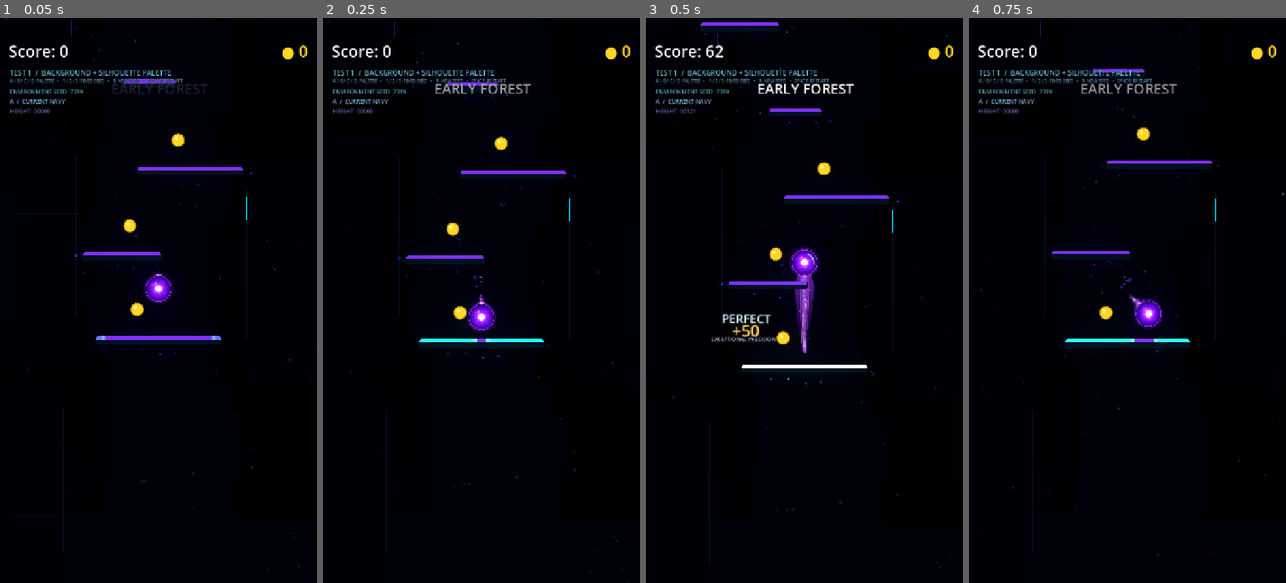
Above: before the commit, frames 1-4 (left to right).
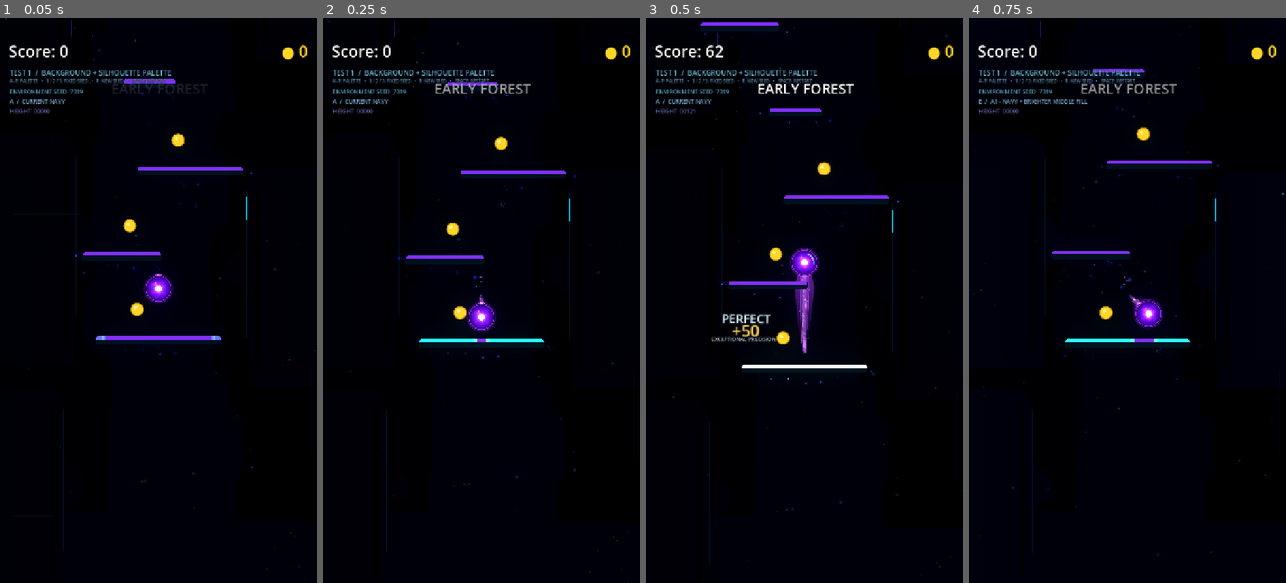
Above: after the commit, the same moments.

Repository: Kryodo/TowerJump
Game: Godot game, scene res://scenes/environment_architecture_test_room.tscn
The game is run twice, just before and just after one commit, with the same random seed, the same clock (stepped at 60 frames per second) and the same inputs. This scene is started directly instead of the project's main scene.
Inputs (mouse positions are in pixels of both pictures, inside the frame that each line leads up to):
- Up to frame 1 (0.05 s): no input
- Up to frame 2 (0.25 s): no input
- Up to frame 3 (0.5 s): no input
- Up to frame 4 (0.75 s): tap Enter at 0.5 s; move the mouse to (1197, 272) at 0.52 s; hold Right (ui_right) from 0.53 s (still down); tap E at 0.6 s; click (1197, 272) at 0.67 s

The runs differ from the first frame. In frame 1, 0.3% of the frame differs, in the area x 4-58%, y 10-12%; in frame 2, 0.3%; in frame 3, 0.3%; in frame 4, 0.5%, in the area x 2-58%, y 10-16%.

Commit message:
Add E/F controls for A1/A2 comparison

Diff:
--- a/scripts/environment_architecture_test_room.gd
+++ b/scripts/environment_architecture_test_room.gd
@@ -73,6 +73,10 @@
 			_set_palette_variant(2)
 		KEY_D:
 			_set_palette_variant(3)
+		KEY_E:
+			_set_palette_variant(4)
+		KEY_F:
+			_set_palette_variant(5)
 		KEY_R:
 			_randomize_seed()
 		KEY_1:
@@ -122,7 +126,7 @@
 
 	var instructions := Label.new()
 	instructions.position = Vector2(22.0, 136.0)
-	instructions.text = "A / B / C / D: PALETTE   •   1 / 2 / 3: FIXED SEED   •   R: NEW SEED   •   SPACE: RESTART"
+	instructions.text = "A–F: PALETTE   •   1 / 2 / 3: FIXED SEED   •   R: NEW SEED   •   SPACE: RESTART"
 	instructions.add_theme_font_size_override("font_size", 10)
 	instructions.add_theme_color_override("font_color", Color(0.36, 0.54, 0.64, 0.95))
 	instructions.add_theme_color_override("font_outline_color", Color(0.0, 0.01, 0.025, 1.0))
@@ -161,7 +165,7 @@
 
 
 func _set_palette_variant(value: int) -> void:
-	_palette_variant = clampi(value, 0, 3)
+	_palette_variant = clampi(value, 0, 5)
 	if _background != null:
 		_background.call("set_palette_variant", _palette_variant)
 	_update_palette_label()
@@ -198,6 +202,10 @@
 			_palette_label.text = "C  /  INTERMEDIATE BLUE-BLACK (CONTROL)"
 		3:
 			_palette_label.text = "D  /  C + SLIGHTLY BRIGHTER MIDDLE FILL"
+		4:
+			_palette_label.text = "E  /  A1 - NAVY + BRIGHTER MIDDLE FILL"
+		5:
+			_palette_label.text = "F  /  A2 - NAVY + BRIGHTER BLUE FAR MASSES"
 
 
 func _update_seed_label(value: int) -> void:
